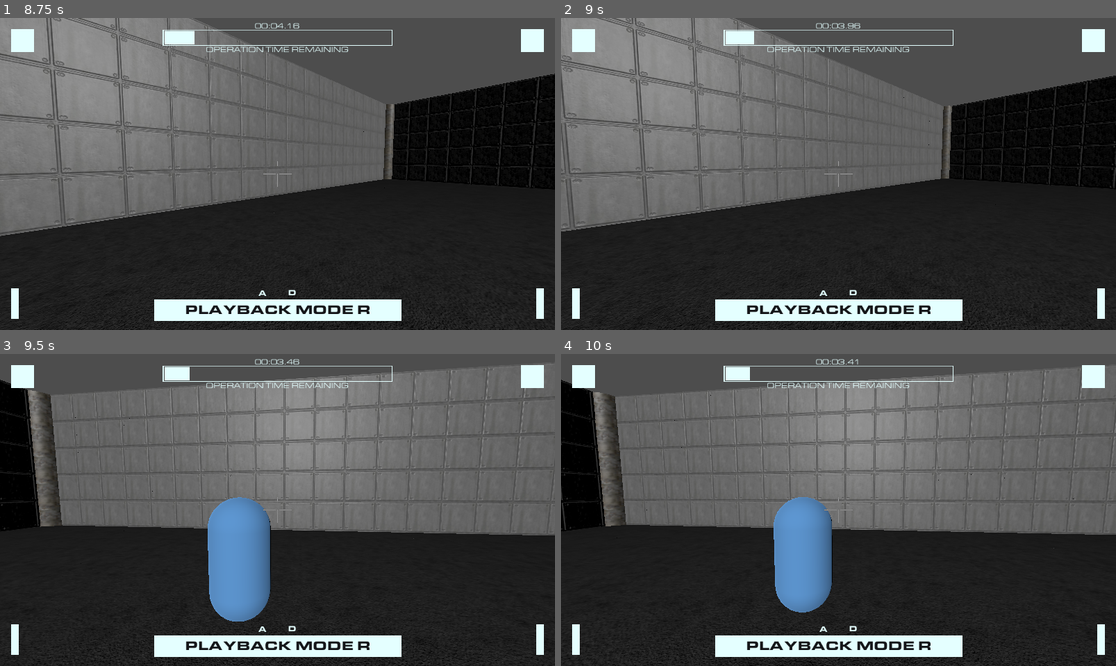
Above: before the commit, frames 1-4 (two rows, left to right).
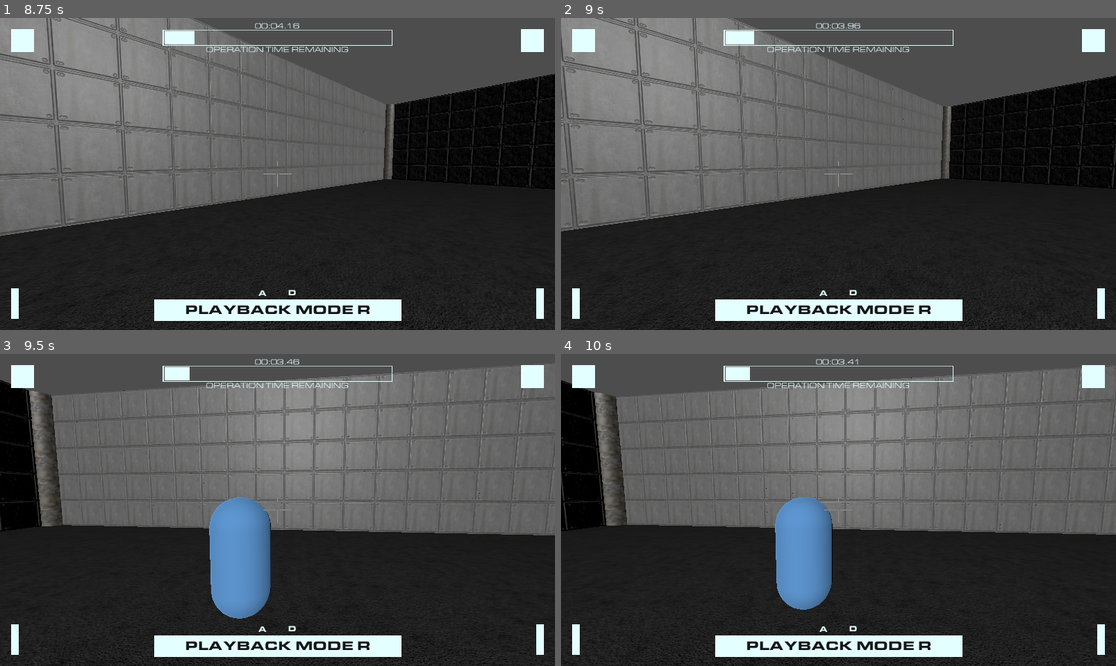
Above: after the commit, the same moments.

Repository: hadder10/Finished_game_2
Game: Godot game, scene res://Scenes/lvls/demo_level.tscn
The game is run twice, just before and just after one commit, with the same random seed, the same clock (stepped at 60 frames per second) and the same inputs.
Inputs (mouse positions are in pixels of both pictures, inside the frame that each line leads up to):
- Up to frame 1 (8.75 s): tap Enter (ui_accept) at 0.5, 0.77, 1.52, 3.02, 3.77, 4.52, 5, 5.75, 6.02, 6.5, 6.77, 7.25, 7.52, 8 s; move the mouse to (305, 174) at 0.52 s; press the mouse at (305, 174) at 0.53 s; hold W (move_forward) 0.53-5.78 s; move the mouse to (249, 174) at 1.27 s; release the mouse at (249, 174) at 1.28 s; tap Tab every 1.5 s from 1.35 to 7.35 s; move the mouse to (288, 167) at 2.02 s; press the mouse at (288, 167) at 2.03 s; move the mouse to (271, 180) at 2.77 s; release the mouse at (271, 180) at 2.78 s; move the mouse to (316, 177) at 3.52 s; press the mouse at (316, 177) at 3.53 s; tap Space (pause) at 4.15 s; move the mouse to (233, 170) at 4.27 s; release the mouse at (233, 170) at 4.28 s; move the mouse to (283, 174) at 5.02 s; press the mouse at (283, 174) at 5.03 s; move the mouse to (255, 167) at 5.77 s; release the mouse at (255, 167) at 5.78 s; hold D (move_right) 5.78-6.53 s; move the mouse to (305, 174) at 6.52 s; press the mouse at (305, 174) at 6.53 s; hold W (move_forward) from 6.53 s (still down); move the mouse to (249, 174) at 7.27 s; release the mouse at (249, 174) at 7.28 s; move the mouse to (288, 167) at 8.02 s; press the mouse at (288, 167) at 8.03 s
- Up to frame 2 (9 s): move the mouse to (832, 180) at 8.77 s; release W (move_forward) at 8.78 s; release the mouse at (832, 180) at 8.78 s; hold A (move_left) from 8.78 s (still down); tap Tab at 8.85 s
- Up to frame 3 (9.5 s): keep holding A (move_left); tap Enter (ui_accept) at 9.02 s
- Up to frame 4 (10 s): move the mouse to (877, 513) at 9.52 s; release A (move_left) at 9.53 s; press the mouse at (877, 513) at 9.53 s; hold W (move_forward) from 9.53 s (still down); tap Enter (ui_accept) at 9.77 s

Frame 1 is identical in both runs. In frame 2, 3.0% of the frame differs, in the area x 0-100%, y 0-100%; in frame 3, 2.6%; in frame 4, 2.5%.

Commit message:
Added fast-forward
EMIT DNIWER HHHAY

Diff:
--- a/Scenes/lvls/demo_level.tscn
+++ b/Scenes/lvls/demo_level.tscn
@@ -66,6 +66,12 @@
 
 [node name="npc_2_path_node_3" parent="." instance=ExtResource("6_p6jbp")]
 
+[connection signal="fast_forward_end" from="test_player" to="HUD_CONTROLLER" method="_on_test_player_fast_forward_end"]
+[connection signal="fast_forward_end" from="test_player" to="NPC" method="_on_test_player_fast_forward_end"]
+[connection signal="fast_forward_end" from="test_player" to="NPC_2" method="_on_test_player_fast_forward_end"]
+[connection signal="fast_forward_start" from="test_player" to="HUD_CONTROLLER" method="_on_test_player_fast_forward_start"]
+[connection signal="fast_forward_start" from="test_player" to="NPC" method="_on_test_player_fast_forward_start"]
+[connection signal="fast_forward_start" from="test_player" to="NPC_2" method="_on_test_player_fast_forward_start"]
 [connection signal="pause_end" from="test_player" to="HUD_CONTROLLER" method="_on_test_player_pause_end"]
 [connection signal="pause_end" from="test_player" to="NPC" method="_on_test_player_pause_end"]
 [connection signal="pause_end" from="test_player" to="NPC_2" method="_on_test_player_pause_end"]
--- a/Scenes/npc/npc.gd
+++ b/Scenes/npc/npc.gd
@@ -4,10 +4,10 @@
 @export var SPEED = 5.0
 @export var TURN_SPEED = 5.0
 @export var HEALTH : int = 3
+@export var ALIVE_MATERIAL : StandardMaterial3D = StandardMaterial3D.new()
+@export var DEAD_MATERIAL : StandardMaterial3D = StandardMaterial3D.new()
 
 @onready var mesh = $CollisionShape3D/MeshInstance3D
-var aliveMaterial = StandardMaterial3D.new()
-var deadMaterial = StandardMaterial3D.new()
 
 signal target_shot(target)
 
@@ -16,9 +16,12 @@
 var _is_dead : bool = false
 
 var _frame_counter = 0
+var _pause_frame = -1
 var _event_array : Array
+var _cur_event = -1
 var _paused : bool = false
 var _rewinding : bool = false
+var _fast_forwarding : bool = false
 
 
 func _do_action(delta) -> void:
@@ -55,8 +58,8 @@
 
 # Called when the node enters the scene tree for the first time.
 func _ready():
-	aliveMaterial.albedo_color = Color(0.349, 0.58, 0.816)
-	deadMaterial.albedo_color = Color(0.92, 0.69, 0.13, 1.0)
+	ALIVE_MATERIAL.albedo_color = Color(0.349, 0.58, 0.816)
+	DEAD_MATERIAL.albedo_color = Color(0.92, 0.69, 0.13, 1.0)
 	if FIRST_ACTION_NODE != null:
 		_action_array.append(FIRST_ACTION_NODE)
 		while _action_array.back().next != null:
@@ -66,19 +69,35 @@
 # Called every frame. 'delta' is the elapsed time since the previous frame.
 func _process(delta):
 	if _paused:
-		if _rewinding:
-			if !_event_array.is_empty() and _event_array.back()[0] == _frame_counter:
-				HEALTH = _event_array.back()[1]
+		if _pause_frame == -1:
+			_pause_frame = _frame_counter
+		if _rewinding and _frame_counter > 0:
+			if _cur_event > -1 and _event_array[_cur_event][0] == _frame_counter:
+				HEALTH += _event_array[_cur_event][1]
 				if _is_dead:
 					_is_dead = false
-					mesh.material_override = aliveMaterial
-				_event_array.pop_back()
+					mesh.material_override = ALIVE_MATERIAL
+				_cur_event -= 1
 			if not _is_dead and _cur_action > 0:
 				_undo_action(delta)
 			_frame_counter -= 1
+		elif _fast_forwarding and _frame_counter < _pause_frame:
+			if _cur_event < len(_event_array) - 1 and _event_array[_cur_event + 1][0] == _frame_counter:
+				HEALTH -= _event_array[_cur_event + 1][1]
+				if HEALTH == 0:
+					_is_dead = true
+					mesh.material_override = DEAD_MATERIAL
+				_cur_event += 1
+			if not _is_dead and _cur_action < len(_action_array):
+				_do_action(delta)
+			_frame_counter += 1
 		else:
 			pass
 	else:
+		if _pause_frame != -1:
+			_pause_frame = -1
+			for i in range(len(_event_array) - _cur_event - 1):
+				_event_array.pop_back()
 		if not _is_dead and _cur_action < len(_action_array):
 			_do_action(delta)
 
@@ -87,7 +106,8 @@
 
 func _on_target_shot(target):
 	if target == self and !_is_dead:
-		_event_array.append([_frame_counter, HEALTH])
+		_event_array.append([_frame_counter, 1])
+		_cur_event += 1
 		HEALTH -= 1
 		if HEALTH == 0:
 			_is_dead = true
@@ -109,10 +129,19 @@
 	_rewinding = false
 
 
+func _on_test_player_fast_forward_start():
+	_fast_forwarding = true
+
+
+func _on_test_player_fast_forward_end():
+	_fast_forwarding = false
+
+
 func _on_test_player_shot(npc):
 	if npc == self and !_is_dead:
 		print("DEAD", self)
 		_event_array.append([_frame_counter, HEALTH])
+		_cur_event += 1
 		HEALTH = 0
 		_is_dead = true
-		mesh.material_override = deadMaterial
+		mesh.material_override = DEAD_MATERIAL
--- a/Scenes/player/player_controller.gd
+++ b/Scenes/player/player_controller.gd
@@ -5,6 +5,8 @@
 signal pause_end
 signal rewind_start
 signal rewind_end
+signal fast_forward_start
+signal fast_forward_end
 signal shot(npc)
 
 @export var SPEED = 5.0
@@ -20,7 +22,7 @@
 var _npc_shot : Array
 
 var _mouse_input : bool = false
-var _mouse_rotation : Vector3
+var _mouse_rotation : Vector3 = Vector3(0, 0, 0)
 var _rotation_input : float
 var _tilt_input : float
 var _player_rotation : Vector3
@@ -31,7 +33,9 @@
 
 var _paused : bool = false
 var _rewinding : bool = false
+var _fast_forwarding : bool = false
 var _frame_counter : int = 0
+var _pause_frame : int = -1
 var _player_positions_array : Array
 var _player_rotations_array : Array
 
@@ -52,11 +56,23 @@
 			_paused = true
 			pause_start.emit()
 	if event.is_action_pressed("rewind") and _paused:
+		if _fast_forwarding:
+			_fast_forwarding = false
+			fast_forward_end.emit()
 		_rewinding = true
 		rewind_start.emit()
 	if event.is_action_released("rewind") and _paused:
 		_rewinding = false
 		rewind_end.emit()
+	if event.is_action_pressed("fast_forward") and _paused:
+		if _rewinding:
+			_rewinding = false
+			rewind_end.emit()
+		_fast_forwarding = true
+		fast_forward_start.emit()
+	if event.is_action_released("fast_forward") and _paused:
+		_fast_forwarding = false
+		fast_forward_end.emit()
 	if event.is_action_pressed("shoot") and Input.get_mouse_mode() == Input.MOUSE_MODE_CAPTURED and !_paused:
 		if ray.is_colliding():
 			while ray.get_collider() != null and ray.get_collider().is_in_group("NPC"):
@@ -80,8 +96,8 @@
 
 func _update_camera(delta):
 	if _paused:
-		if _rewinding and _frame_counter > 0:
-			_mouse_rotation = _player_rotations_array.back()
+		if _rewinding and _frame_counter > 0 or _fast_forwarding and _frame_counter < _pause_frame:
+			_mouse_rotation = _player_rotations_array[_frame_counter]
 			_player_rotation = Vector3(0.0, _mouse_rotation.y, 0.0)
 			_camera_rotation = Vector3(_mouse_rotation.x, 0.0, 0.0)
 
@@ -89,8 +105,6 @@
 			CAMERA_CONTROLLER.rotation.z = 0.0
 
 			global_transform.basis = Basis.from_euler(_player_rotation)
-
-			_player_rotations_array.pop_back()
 		else:
 			pass
 	else:
@@ -114,18 +128,31 @@
 
 func _ready() -> void:
 	Input.set_mouse_mode(Input.MOUSE_MODE_CAPTURED)
+	_player_positions_array.append(position)
+	_player_rotations_array.append(_mouse_rotation)
 
 
 func _physics_process(delta):
-	_update_camera(delta)
 	if _paused:
+		if _pause_frame == -1:
+			_pause_frame = _frame_counter
 		if _rewinding and _frame_counter > 0:
-			position = _player_positions_array.back()
-			_player_positions_array.pop_back()
 			_frame_counter -= 1
+			position = _player_positions_array[_frame_counter]
+		elif _fast_forwarding and _frame_counter < _pause_frame:
+			_frame_counter += 1
+			position = _player_positions_array[_frame_counter]
 		else:
 			pass
+		_update_camera(delta)
 	else:
+		if _pause_frame != -1:
+			for i in range(len(_player_positions_array) - _frame_counter - 1):
+				_player_positions_array.pop_back()
+				_player_rotations_array.pop_back()
+			_pause_frame = -1
+		_update_camera(delta)
+
 		# Add the gravity.
 		if not is_on_floor():
 			velocity.y -= gravity * delta
--- a/Scenes/ui/scripts/countdown_test.gd
+++ b/Scenes/ui/scripts/countdown_test.gd
@@ -4,10 +4,14 @@
 @export var countdownBar : TextureProgressBar
 @export var countdownLabel : Label
 @export var timeLimit : float
-@export var reverse : bool = false
-@export var pause : bool = false
+
+var rewind : bool = false
+var fast_forward : bool = false
+var pause : bool = false
+
 
 var countdown
+var pause_countdown
 # Called when the node enters the scene tree for the first time.
 func format_seconds(seconds):
 	var minutes = int(seconds / 60)
@@ -24,6 +28,7 @@
 
 func _ready():
 	countdown = 0
+	pause_countdown = -1
 	if countdownBar:
 		countdownBar.value = 0
 	if countdownLabel:
@@ -32,11 +37,21 @@
 # Called every frame. 'delta' is the elapsed time since the previous frame.
 func _process(delta):
 	if pause:
-		if countdown > 0 and reverse:
+		if pause_countdown == -1:
+			pause_countdown = countdown
+		if countdown > 0 and rewind:
 			countdown -= delta
+			if countdown < 0:
+				countdown = 0
+		elif countdown < pause_countdown and fast_forward:
+			countdown += delta
+			if countdown > pause_countdown:
+				countdown = pause_countdown
 		else:
 			pass
 	else:
+		if pause_countdown != -1:
+			pause_countdown = -1
 		if countdown < timeLimit:
 			countdown += delta
 
@@ -47,11 +62,11 @@
 
 
 func _on_test_player_rewind_start():
-	reverse = true
+	rewind = true
 
 
 func _on_test_player_rewind_end():
-	reverse = false
+	rewind = false
 
 
 func _on_test_player_pause_start():
@@ -60,3 +75,11 @@
 
 func _on_test_player_pause_end():
 	pause = false
+
+
+func _on_test_player_fast_forward_start():
+	fast_forward = true
+
+
+func _on_test_player_fast_forward_end():
+	fast_forward = false
--- a/project.godot
+++ b/project.godot
@@ -62,3 +62,8 @@
 "events": [Object(InputEventKey,"resource_local_to_scene":false,"resource_name":"","device":-1,"window_id":0,"alt_pressed":false,"shift_pressed":false,"ctrl_pressed":false,"meta_pressed":false,"pressed":false,"keycode":0,"physical_keycode":65,"key_label":0,"unicode":97,"echo":false,"script":null)
 ]
 }
+fast_forward={
+"deadzone": 0.5,
+"events": [Object(InputEventKey,"resource_local_to_scene":false,"resource_name":"","device":-1,"window_id":0,"alt_pressed":false,"shift_pressed":false,"ctrl_pressed":false,"meta_pressed":false,"pressed":false,"keycode":0,"physical_keycode":68,"key_label":0,"unicode":100,"echo":false,"script":null)
+]
+}
Not shown: 6 places in Assets/tileset/fuck_me_in_ass_lib.tres that only renumber resources
